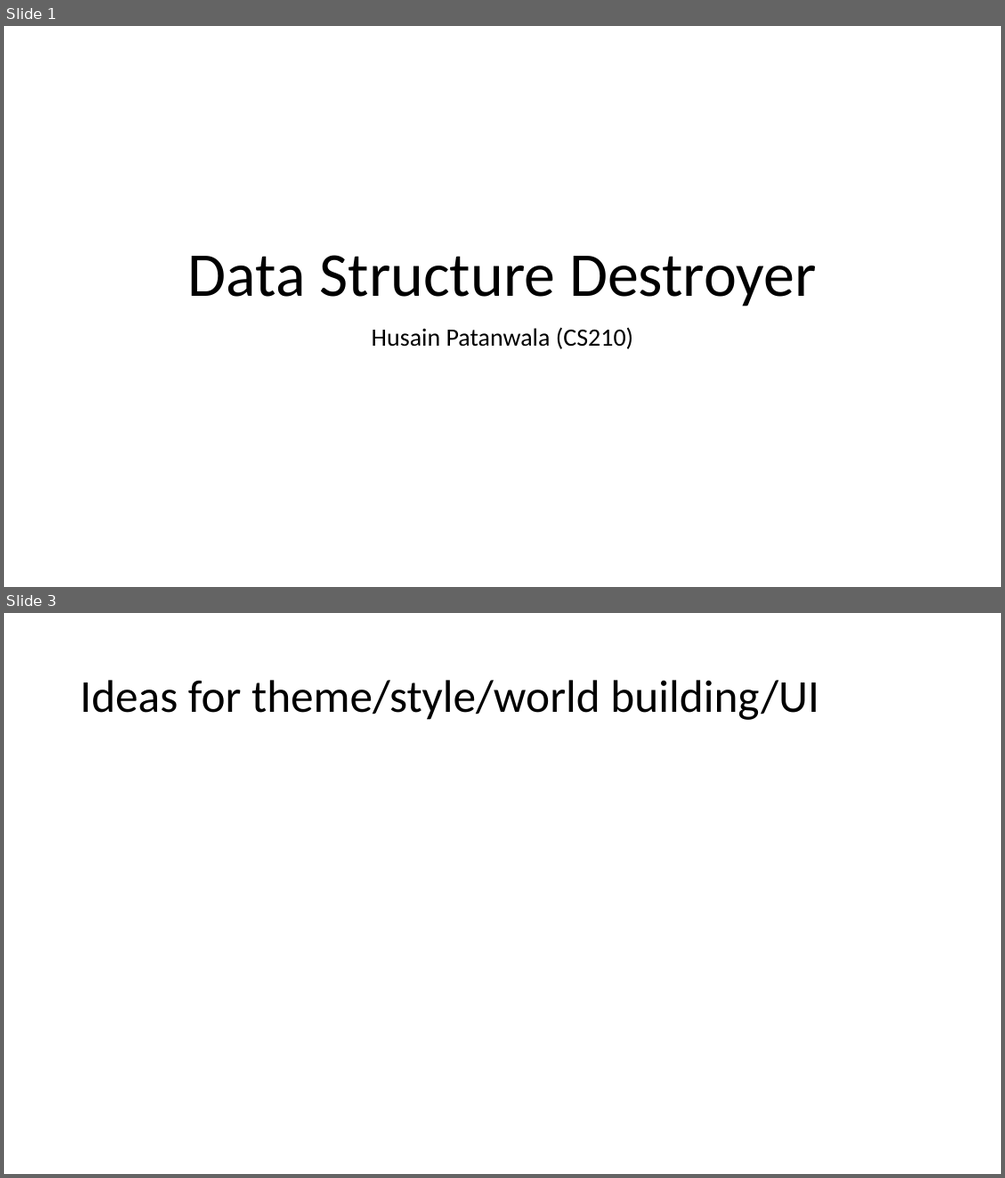
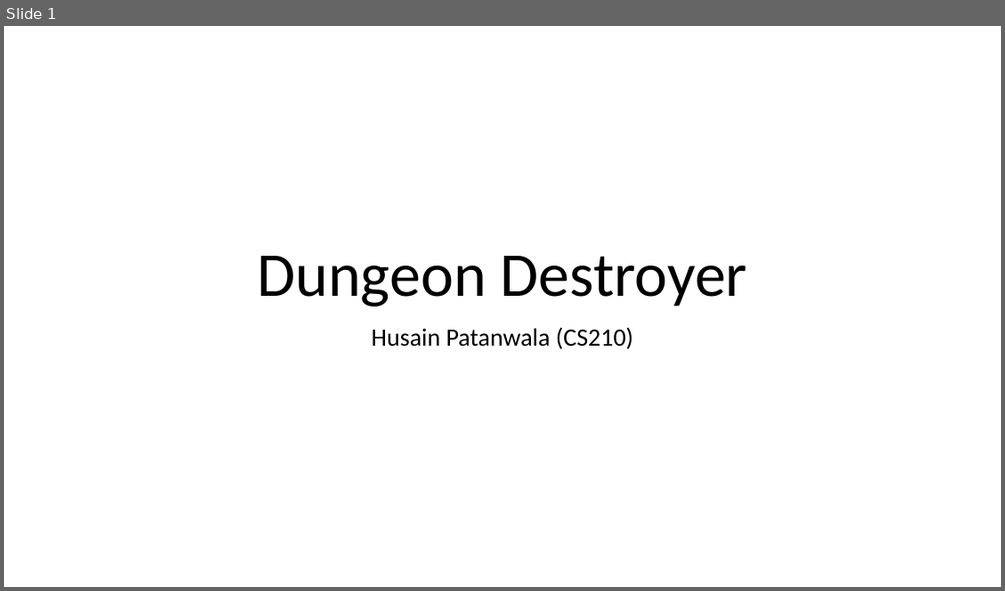
Before and after one commit to hyp5253/CS210-Final-Project, a slide deck: Documentation/Project Proposal.pptx. Shown one above the other, each under a label of ours: slides 1 and 3 before the commit, slide 1 after it; the slides between them are not shown. The pictures are 1005x1178 and 1005x591 pixels, drawn with LibreOffice and Linux fonts; fonts in the diff are those of the drawing. Boxes give left, top, right and bottom in pixels: in the first picture for what was removed or moved away, otherwise in the second. Text is boxed around its words. In the diff, an @@ line names an element or a change of style, - is before the commit and + after.

```diff
--- a/Documentation/Project Proposal.pptx
+++ b/Documentation/Project Proposal.pptx
@@ slide 3 removed at <box>4,613,1001,1174</box>, background #FFFFFF @@
@@ title removed at <box>80,680,819,720</box> @@
-Ideas for theme/style/world building/UI
@@ slide 1 changed as well @@
@@ title at <box>257,256,748,306</box>: text changed @@
-Data Structure Destroyer
+Dungeon Destroyer
```
Also in this commit, not shown: 1 other slide changed, 1 slide added, 8 other files.
